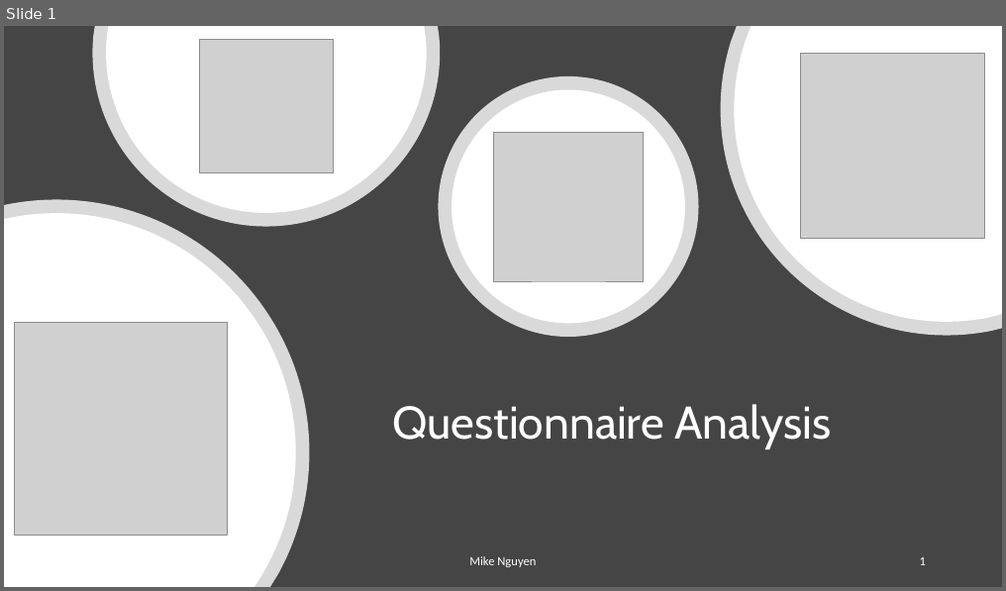
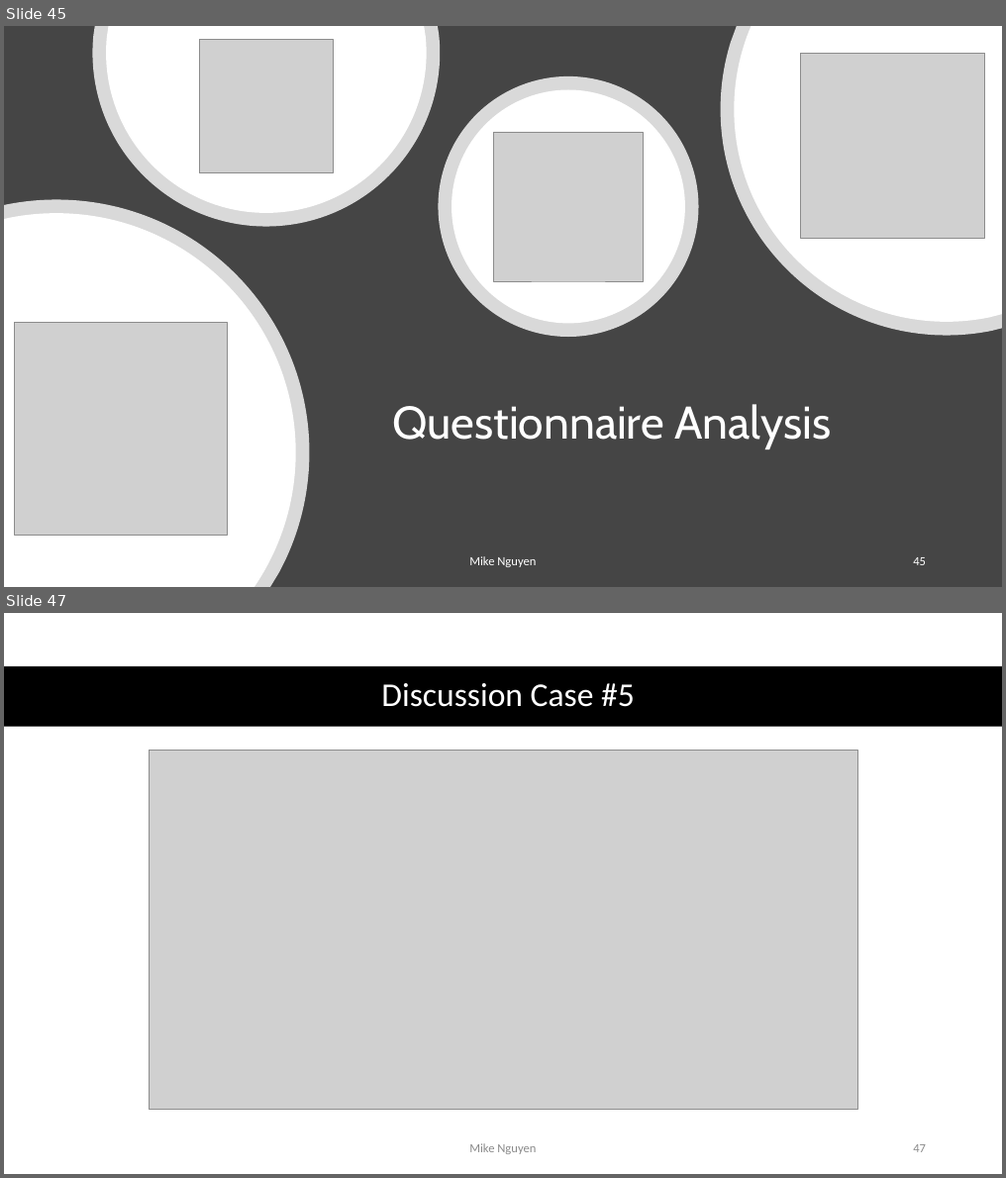
Before and after one commit to mikenguyen13/mar4050, a slide deck: lectures/6/2_Questionnaire Analysis.pptx. Shown one above the other, each under a label of ours: slide 1 before the commit, slides 45 and 47 after it; the slides between them are not shown. The pictures are 1006x591 and 1006x1178 pixels, drawn with LibreOffice and Linux fonts; fonts in the diff are those of the drawing; grey boxes stand for pictures. Boxes give left, top, right and bottom in pixels: in the first picture for what was removed or moved away, otherwise in the second. Text is boxed around its words. In the diff, an @@ line names an element or a change of style, - is before the commit and + after.

```diff
--- a/lectures/6/2_Questionnaire Analysis.pptx
+++ b/lectures/6/2_Questionnaire Analysis.pptx
@@ slide 47 added at [4,613,1002,1174], background #FFFFFF @@
@@ rectangle added at [4,666,1002,727], fill #000000 @@
@@ title added at [381,683,635,707], 32 pt, text #FFFFFF @@
+Discussion Case #5
@@ picture added at [149,750,857,1110] @@
@@ text added at [469,1144,536,1155], 12 pt, text #8C8C8C @@
+Mike Nguyen
@@ page number added at [913,1145,926,1153], 12 pt, text #8C8C8C @@
+47
@@ what was slide 1 is now slide 45 @@
@@ page number at [913,558,926,566]: text changed @@
-1
+45
```
Also in this commit, not shown: 1 slide changed, 46 other slides added, 2 other files.
